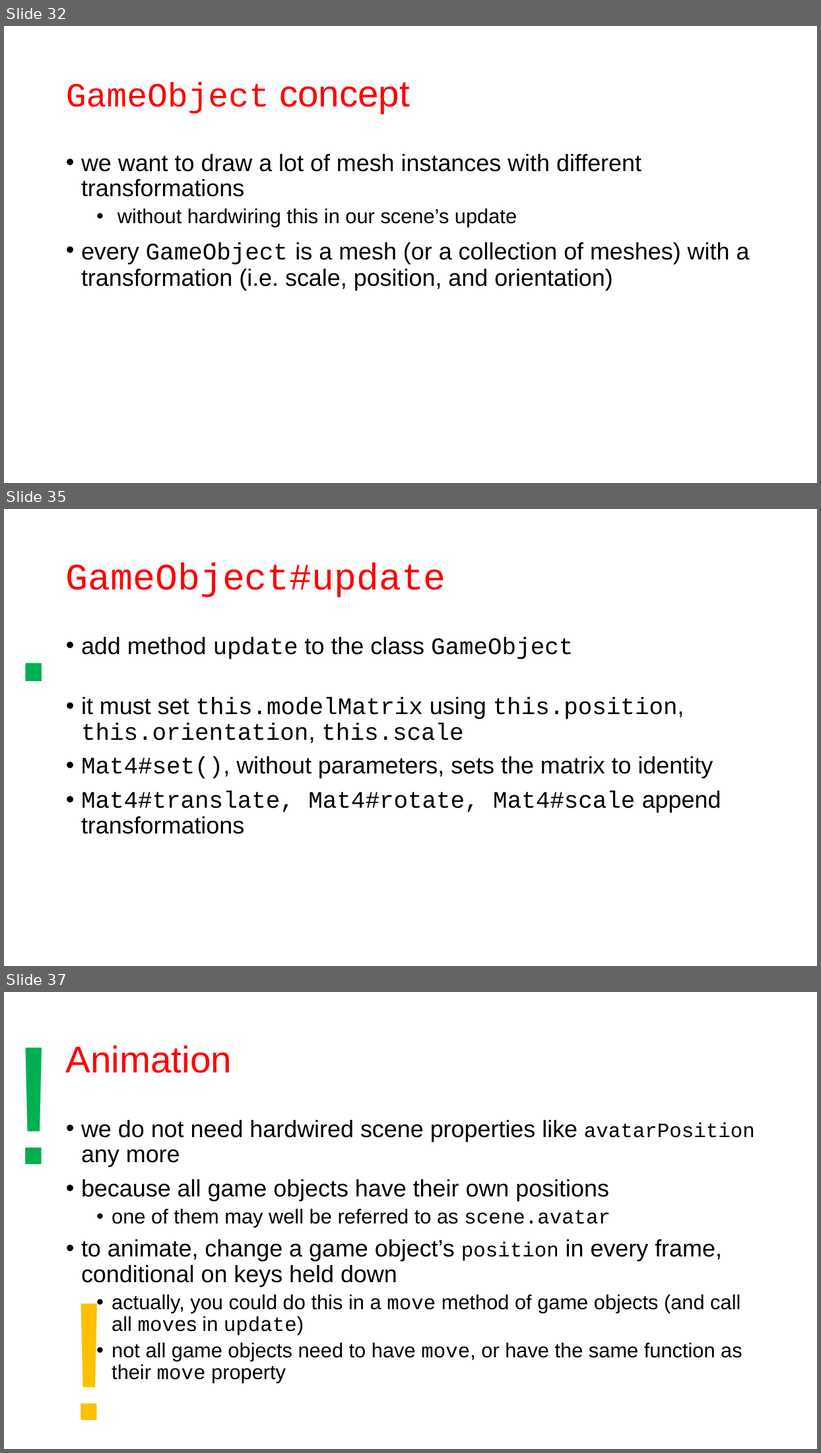
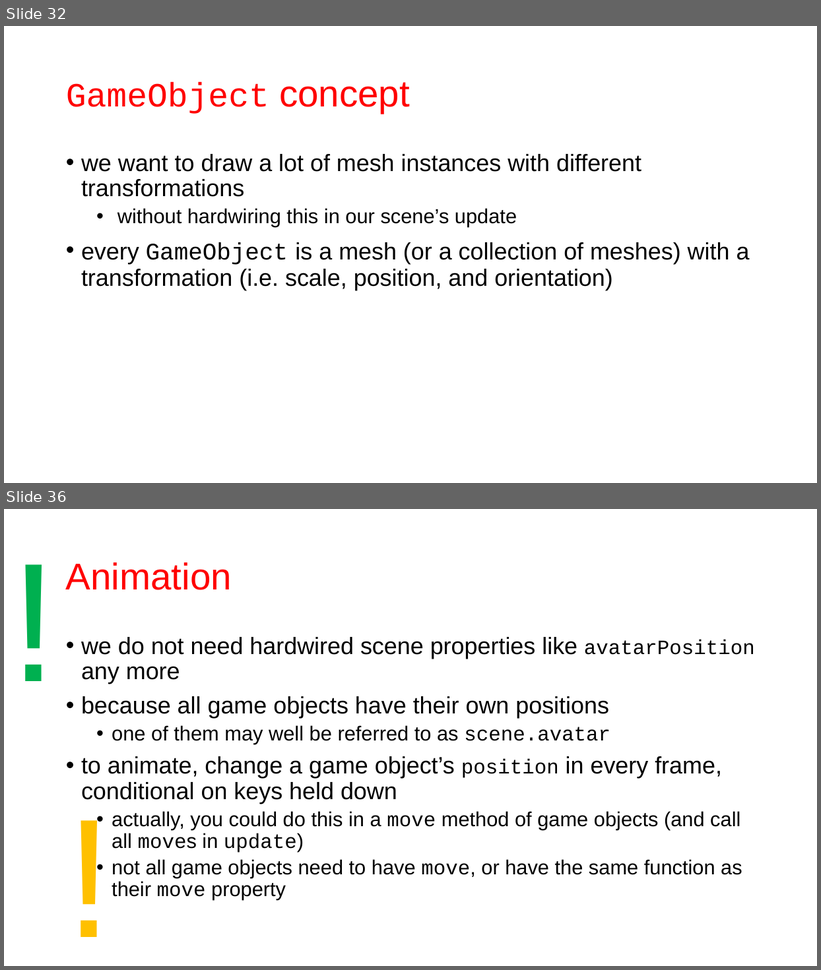
Before and after one commit to szecsi/kogfactory, a slide deck: projects/kog.020.030-gom/aitcg070 - Game Object Model.pptx. Shown one above the other, each under a label of ours: slides 32, 35 and 37 before the commit, slides 32 and 36 after it; the slides between them are not shown. The pictures are 821x1453 and 821x970 pixels, drawn with LibreOffice and Linux fonts; fonts in the diff are those of the drawing. Boxes give left, top, right and bottom in pixels: in the first picture for what was removed or moved away, otherwise in the second. Text is boxed around its words. In the diff, an @@ line names an element or a change of style, - is before the commit and + after.

```diff
--- a/projects/kog.020.030-gom/aitcg070 - Game Object Model.pptx
+++ b/projects/kog.020.030-gom/aitcg070 - Game Object Model.pptx
@@ slide 35 removed at (4, 509, 817, 966), background #FFFFFF @@
@@ text removed at (4, 509, 39, 721) @@
-.
@@ title removed at (66, 562, 446, 597) @@
-GameObject#update
@@ text removed at (81, 637, 721, 834) @@
-• add method update to the class GameObject
-• it must set this.modelMatrix using this.position, this.orientation, this.scale
-• Mat4#set(), without parameters, sets the matrix to identity
-• Mat4#translate, Mat4#rotate, Mat4#scale append transformations
@@ what was slide 37 is now slide 36 @@
```
Also in this commit, not shown: 6 slides changed, 8 other files.
